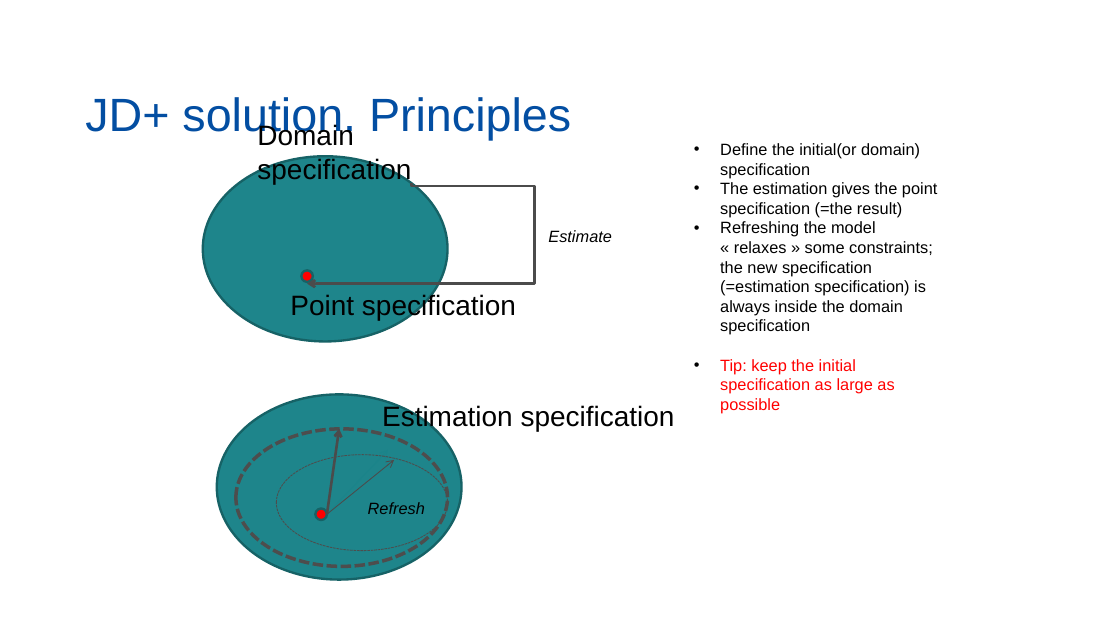
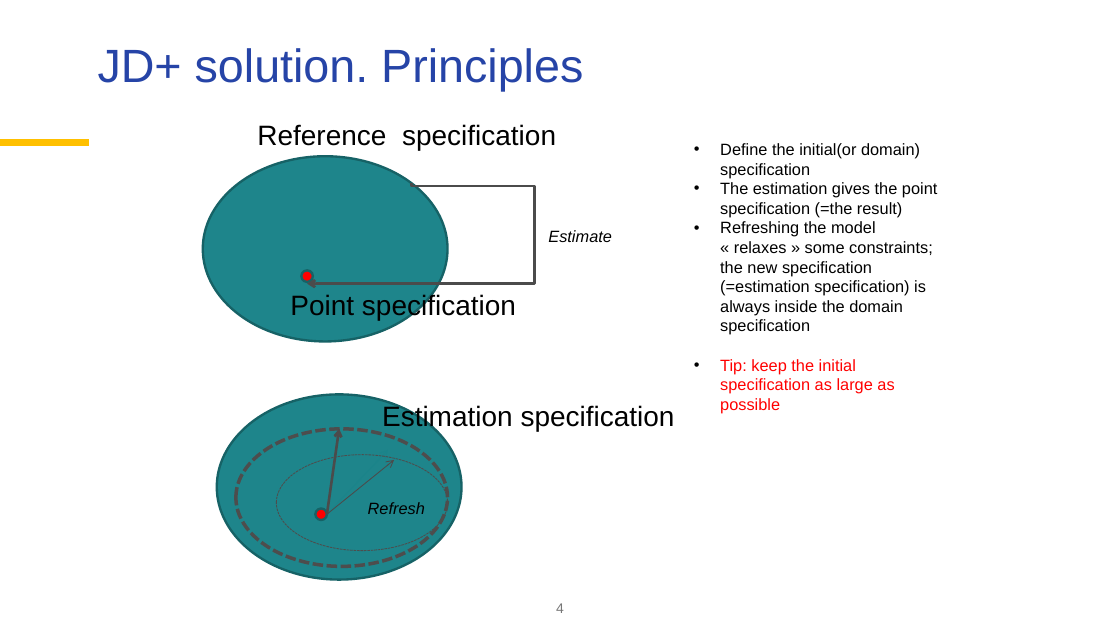
Before and after one commit to palatej/ESTP2026, a slide deck: slide 4 of 4 Routine SA processing.pptx. Drawn at 1120x630 pixels with LibreOffice and Linux fonts; fonts in the diff are those of the drawing; background and template pictures are left out. Boxes give left, top, right and bottom in pixels: in the first picture for what was removed or moved away, otherwise in the second. Text is boxed around its words. In the diff, an @@ line names an element or a change of style, - is before the commit and + after.

```diff
--- a/4 Routine SA processing.pptx
+++ b/4 Routine SA processing.pptx
@@ title "JD+ solution. Principles": place and size @@
-title "JD+ solution. Principles" at bbox=[85, 97, 571, 141]
+title "JD+ solution. Principles" at bbox=[98, 48, 583, 91]
@@ title "JD+ solution. Principles" at bbox=[98, 48, 583, 91]: text colour #034EA2 to #2644A7; vertical alignment bottom to top @@
@@ line added from (0, 143) to (89, 143), #FFC000 6 pt @@
@@ text at bbox=[257, 124, 556, 151]: text changed @@
-Domain specification
+Reference specification
@@ page number added at bbox=[556, 603, 564, 613], 12 pt, text #767676 @@
+4
```
Also in this commit, not shown: 8 other slides changed, 3 slides added, 2 slides removed, 2 other files.
